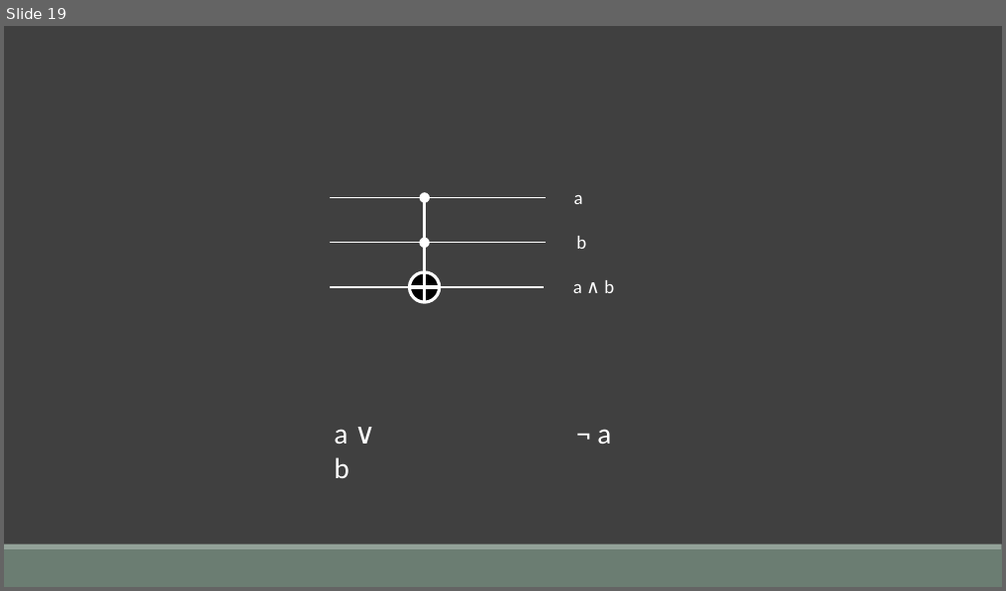
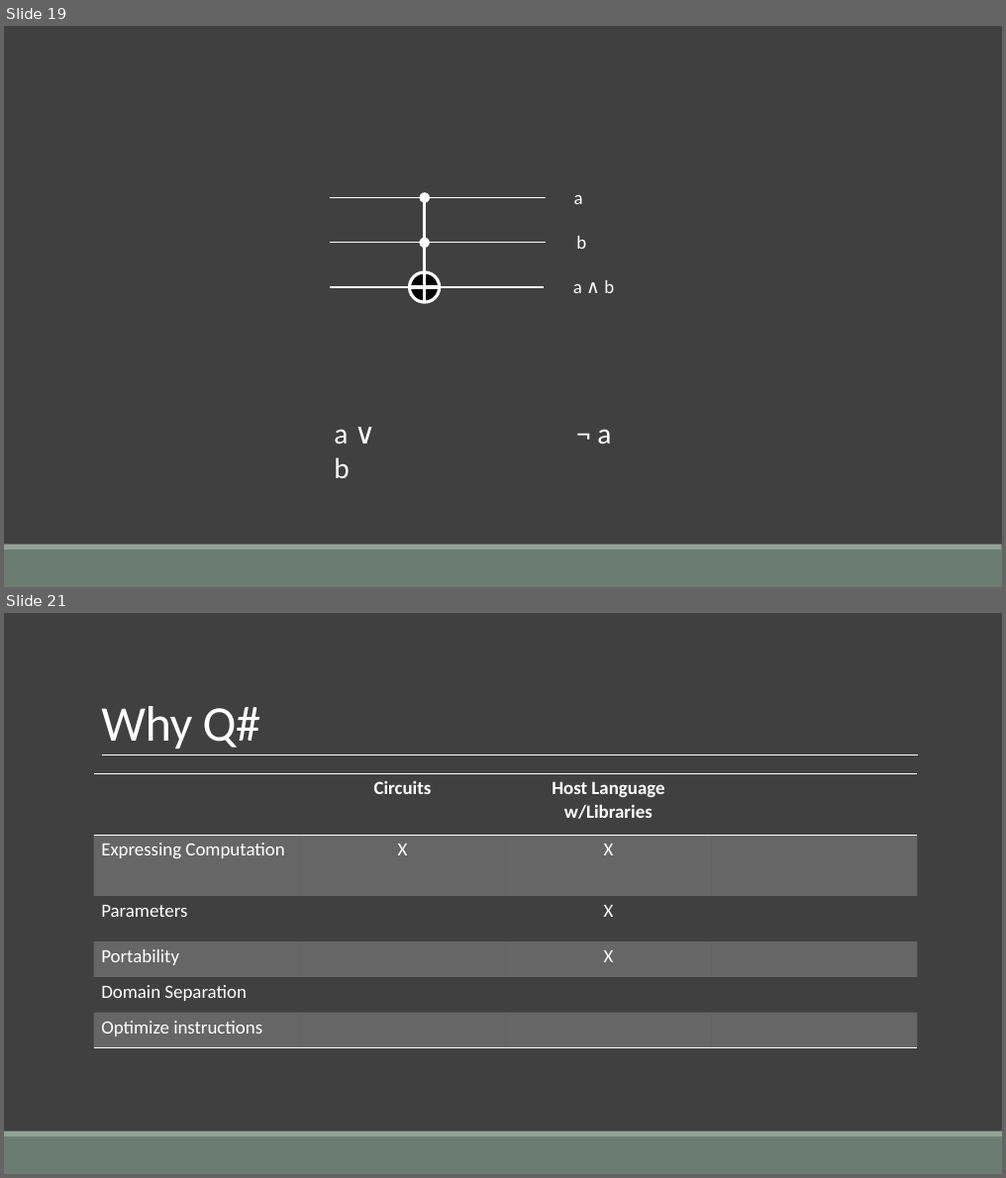
Before and after one commit to msr-quarc/qldi-workshop-2019, a slide deck: Slides.pptx. Shown one above the other, each under a label of ours: slide 19 before the commit, slides 19 and 21 after it; the slides between them are not shown. The pictures are 1006x591 and 1006x1178 pixels, drawn with LibreOffice and Linux fonts; fonts in the diff are those of the drawing. Boxes give left, top, right and bottom in pixels: in the first picture for what was removed or moved away, otherwise in the second. Text is boxed around its words. In the diff, an @@ line names an element or a change of style, - is before the commit and + after.

```diff
--- a/Slides.pptx
+++ b/Slides.pptx
@@ slide 21 added at (x1=4, y1=613, x2=1002, y2=1174), background #404040; not listed: 2 template elements that a slide beside it also shows @@
@@ title added at (x1=101, y1=706, x2=261, y2=749), 48 pt, text #FFFFFF @@
+Why Q#
@@ line added from (102, 756) to (918, 756), #FFFFFF 0.5 pt @@
@@ table added at (x1=94, y1=774, x2=918, y2=1049), 6 rows, 4 columns @@
+ | Circuits | Host Language w/Libraries | 
+Expressing Computation | X | X | 
+Parameters |  | X | 
+Portability |  | X | 
+Domain Separation |  |  | 
+Optimize instructions |  |  | 
```
Also in this commit, not shown: 2 slides changed, 2 other slides added.
